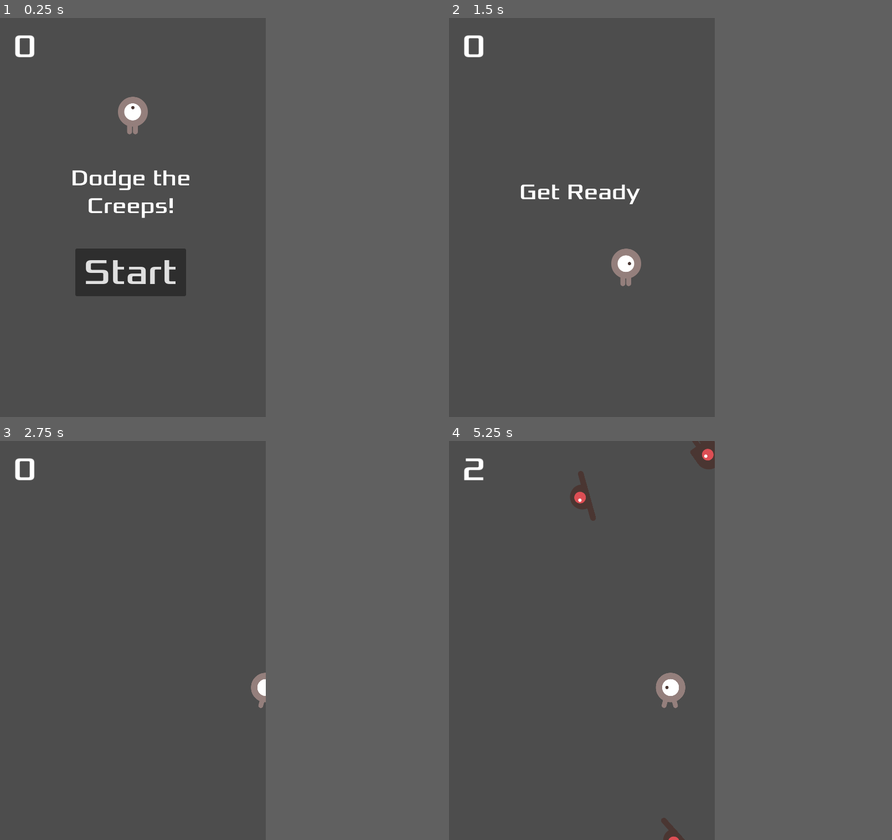
Above: before the commit, frames 1-4 (two rows, left to right).
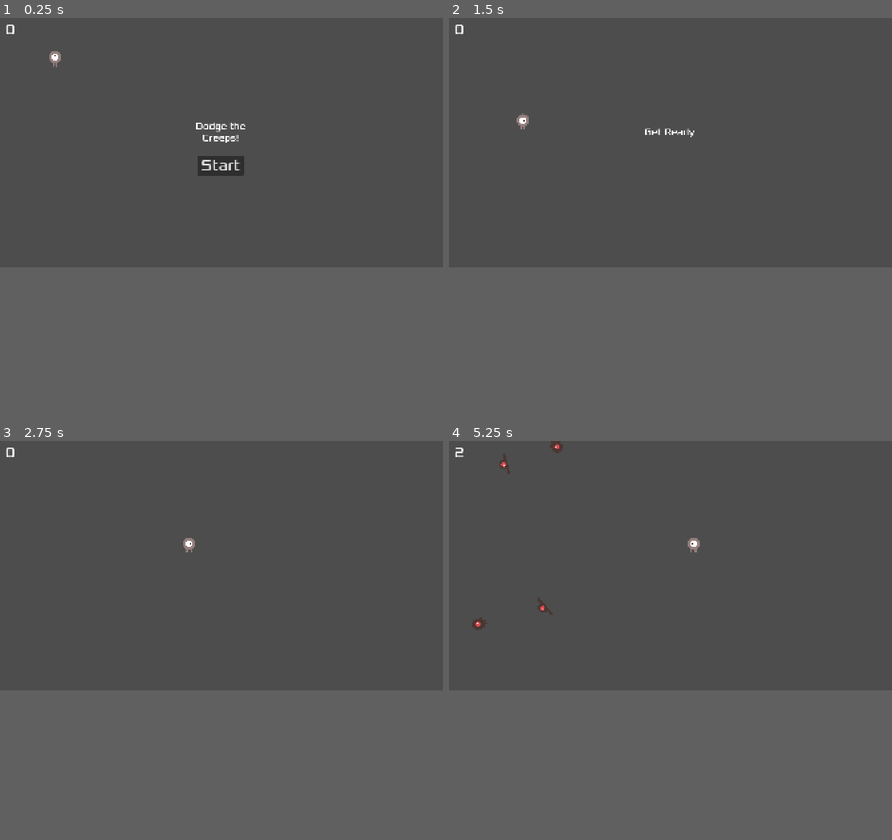
Above: after the commit, the same moments.

Repository: caiovini980/metroidvania-game
Game: Godot game, scene res://template_project/Scenes/Main.tscn
The game is run twice, just before and just after one commit, with the same random seed, the same clock (stepped at 60 frames per second) and the same inputs. Before the commit the project starts from res://Scenes/Main.tscn.
Inputs:
- Up to frame 1 (0.25 s): no input
- Up to frame 2 (1.5 s): click "Start" at 0.5 s; tap Enter at 1.25 s; hold Right (move_right) from 1.28 s (still down); tap Space (jump, bound only after the commit) at 1.35 s
- Up to frame 3 (2.75 s): keep holding Right (move_right); tap Space (jump, bound only after the commit) at 1.52, 1.82, 2.1, 2.27, 2.57 s
- Up to frame 4 (5.25 s): release Right (move_right) at 2.78 s; hold Left (move_left) 2.78-3.53 s; tap Space (jump, bound only after the commit) at 2.85, 3.6, 3.77, 4.07, 4.35, 4.52, 4.82, 5.1 s; hold Right (move_right) 3.53-5.03 s; hold Left (move_left) from 5.03 s (still down)
In our replay, the window is 480x720 before the commit and 800x450 after it. These sizes can differ from the game's own. Grey fills any space a smaller window leaves; there, only what the larger window draws over its background counts as a difference.

The runs differ from the first frame. In frame 1, 5.0% of the frame differs, in the area x 1-56%, y 1-70%; in frame 2, 1.2%; in frame 3, 0.5%; in frame 4, 1.7%.

Commit message:
Added starter project

Diff:
--- /dev/null
+++ b/game/Game/Characters/CharacterBase.gd
@@ -0,0 +1,22 @@
+class_name CharacterBase extends CharacterBody2D
+
+signal on_character_died
+
+@export var max_health: float
+@export var current_health: float
+@export var walk_speed: float
+@export var gravity: float
+
+func change_health(amount: float) -> void:
+	if (current_health <= 0):
+		die()
+		return
+
+	current_health -= amount
+
+func die():
+	print(get_parent().name + " died")
+	on_character_died.emit(get_parent())
+
+func set_initial_position(initialPosition: Vector2) -> void:
+	position = initialPosition
--- /dev/null
+++ b/game/Game/Characters/Player/Player.gd
@@ -0,0 +1,35 @@
+class_name Player extends CharacterBase
+
+@export var jump_velocity: float = -400
+@export var move_direction: Vector2
+
+func _enter_tree():
+	gravity = ProjectSettings.get_setting("physics/2d/default_gravity")
+	print("Instantiated Player")
+
+func update(delta: float) -> void:
+	_handle_input(delta)
+
+func _handle_input(delta: float) -> void:
+	# handle movement
+	move_direction = Vector2.ZERO
+
+	if Input.is_action_pressed("move_left"):
+		move_direction.x -= 1
+	if Input.is_action_pressed("move_right"):
+		move_direction.x += 1
+	if Input.is_action_just_pressed("jump"):
+		_jump()
+
+	# apply direction movement
+	position += move_direction.normalized() * walk_speed * delta
+
+	# update gravity
+	if !is_on_floor():
+		velocity.y += gravity * delta
+
+	move_and_slide()
+
+func _jump() -> void:
+	if is_on_floor():
+		velocity.y = jump_velocity
--- /dev/null
+++ b/game/Game/Characters/Player/Player.tscn
@@ -0,0 +1,43 @@
+[gd_scene load_steps=7 format=3 uid="uid://bh2rxmxy4sgqy"]
+
+[ext_resource type="Script" uid="uid://c0xgbky8tws5q" path="res://Game/Characters/Player/Walk.gd" id="1_7qean"]
+[ext_resource type="Script" uid="uid://b0nfdhryt1x7n" path="res://Game/Characters/Player/Player.gd" id="1_nnbg8"]
+[ext_resource type="Texture2D" uid="uid://d1g2v5nvbk3df" path="res://template_project/Scenes/Player/playerGrey_walk1.png" id="3_sgod2"]
+[ext_resource type="Texture2D" uid="uid://cjnw5yjklo8tq" path="res://template_project/Scenes/Player/playerGrey_walk2.png" id="4_hayeu"]
+
+[sub_resource type="SpriteFrames" id="SpriteFrames_nnbg8"]
+animations = [{
+"frames": [{
+"duration": 1.0,
+"texture": ExtResource("3_sgod2")
+}, {
+"duration": 1.0,
+"texture": ExtResource("4_hayeu")
+}],
+"loop": true,
+"name": &"walk",
+"speed": 5.0
+}]
+
+[sub_resource type="CapsuleShape2D" id="CapsuleShape2D_sgod2"]
+radius = 40.0
+height = 136.0
+
+[node name="Player" type="CharacterBody2D"]
+scale = Vector2(0.5, 0.5)
+script = ExtResource("1_nnbg8")
+jump_velocity = -600.0
+max_health = 100.0
+current_health = 100.0
+walk_speed = 400.0
+gravity = 400.0
+
+[node name="Walk" type="Node" parent="."]
+script = ExtResource("1_7qean")
+
+[node name="Sprite" type="AnimatedSprite2D" parent="."]
+sprite_frames = SubResource("SpriteFrames_nnbg8")
+animation = &"walk"
+
+[node name="Collider" type="CollisionShape2D" parent="."]
+shape = SubResource("CapsuleShape2D_sgod2")
--- /dev/null
+++ b/game/Game/Characters/Player/Walk.gd
@@ -0,0 +1,6 @@
+extends Node
+
+@export var speed: float = 100
+
+func tome():
+	print("Fiz o L")
--- /dev/null
+++ b/game/Game/Levels/Test/Test.tscn
@@ -0,0 +1,39 @@
+[gd_scene load_steps=7 format=3 uid="uid://docgwfusbg4d7"]
+
+[ext_resource type="Script" uid="uid://dopv83uagvvfr" path="res://Game/Levels/Test/TestScene.gd" id="1_0am12"]
+[ext_resource type="Script" uid="uid://cj68lilupyjmo" path="res://Game/Managers/CharacterManager.gd" id="2_ivrkv"]
+[ext_resource type="PackedScene" uid="uid://bh2rxmxy4sgqy" path="res://Game/Characters/Player/Player.tscn" id="3_8p3g4"]
+
+[sub_resource type="Gradient" id="Gradient_8p3g4"]
+
+[sub_resource type="GradientTexture1D" id="GradientTexture1D_njdjm"]
+gradient = SubResource("Gradient_8p3g4")
+
+[sub_resource type="SegmentShape2D" id="SegmentShape2D_8p3g4"]
+a = Vector2(-1279, -10)
+b = Vector2(1285, -10)
+
+[node name="Test" type="Node2D" node_paths=PackedStringArray("Managers")]
+script = ExtResource("1_0am12")
+Managers = [NodePath("Managers/CharacterManager")]
+
+[node name="Managers" type="Node" parent="."]
+
+[node name="CharacterManager" type="Node" parent="Managers"]
+script = ExtResource("2_ivrkv")
+player_character = ExtResource("3_8p3g4")
+
+[node name="PlayerSpawnPosition" type="Marker2D" parent="Managers/CharacterManager"]
+position = Vector2(230, 851)
+
+[node name="Environment" type="Node" parent="."]
+
+[node name="Node2D" type="StaticBody2D" parent="Environment"]
+position = Vector2(905, 923)
+
+[node name="Sprite2D" type="Sprite2D" parent="Environment/Node2D"]
+scale = Vector2(10, 21)
+texture = SubResource("GradientTexture1D_njdjm")
+
+[node name="CollisionShape2D" type="CollisionShape2D" parent="Environment/Node2D"]
+shape = SubResource("SegmentShape2D_8p3g4")
--- /dev/null
+++ b/game/Game/Levels/Test/TestScene.gd
@@ -0,0 +1,15 @@
+extends Node
+
+@export var Managers: Array[ManagerBase]
+
+# Called when the node enters the scene tree for the first time.
+func _ready():
+	print("Initializing managers on Test Scene")
+	for manager in Managers:
+		manager.initialize()
+
+
+# Called every frame. 'delta' is the elapsed time since the previous frame.
+func _process(delta):
+	for manager in Managers:
+		manager.tick(delta)
--- /dev/null
+++ b/game/Game/Managers/CharacterManager.gd
@@ -0,0 +1,28 @@
+class_name CharacterManager extends ManagerBase
+
+# visible variables
+@export var player_character: PackedScene
+@export var player_spawn_position: Marker2D
+
+# local variables
+@export var characters_instantiated: Dictionary[String, CharacterBase]
+
+func initialize() -> void:
+	# check variables
+	if player_spawn_position == null:
+		player_spawn_position = $PlayerSpawnPosition
+
+	# initialize player
+	var player = player_character.instantiate()
+	player.set_position(player_spawn_position.position)
+	add_child(player)
+
+	# cache it
+	characters_instantiated[player.name] = player
+
+	print("Initialized Character Manager")
+
+func tick(delta: float) -> void:
+	if characters_instantiated.size() > 0:
+		for character in characters_instantiated:
+			characters_instantiated[character].update(delta)
--- /dev/null
+++ b/game/Game/Managers/ManagerBase.gd
@@ -0,0 +1,6 @@
+@abstract class_name ManagerBase extends Node
+
+@abstract func initialize() -> void
+
+func tick(_delta: float) -> void:
+	pass
--- a/game/project.godot
+++ b/game/project.godot
@@ -17,8 +17,8 @@
 
 [display]
 
-window/size/viewport_width=480
-window/size/viewport_height=720
+window/size/viewport_width=1920
+window/size/viewport_height=1080
 window/stretch/mode="canvas_items"
 
 [input]
@@ -26,21 +26,35 @@
 move_right={
 "deadzone": 0.2,
 "events": [Object(InputEventKey,"resource_local_to_scene":false,"resource_name":"","device":0,"window_id":0,"alt_presse …(194 unchanged characters)…
+, Object(InputEventKey,"resource_local_to_scene":false,"resource_name":"","device":-1,"window_id":0,"alt_pressed":false,"shift_pressed":false,"ctrl_pressed":false,"meta_pressed":false,"pressed":false,"keycode":0,"physical_keycode":68,"key_label":0,"unicode":100,"location":0,"echo":false,"script":null)
 ]
 }
 move_left={
 "deadzone": 0.2,
 "events": [Object(InputEventKey,"resource_local_to_scene":false,"resource_name":"","device":0,"window_id":0,"alt_presse …(194 unchanged characters)…
+, Object(InputEventKey,"resource_local_to_scene":false,"resource_name":"","device":-1,"window_id":0,"alt_pressed":false,"shift_pressed":false,"ctrl_pressed":false,"meta_pressed":false,"pressed":false,"keycode":0,"physical_keycode":65,"key_label":0,"unicode":97,"location":0,"echo":false,"script":null)
 ]
 }
 move_up={
 "deadzone": 0.2,
 "events": [Object(InputEventKey,"resource_local_to_scene":false,"resource_name":"","device":0,"window_id":0,"alt_presse …(194 unchanged characters)…
+, Object(InputEventKey,"resource_local_to_scene":false,"resource_name":"","device":-1,"window_id":0,"alt_pressed":false,"shift_pressed":false,"ctrl_pressed":false,"meta_pressed":false,"pressed":false,"keycode":0,"physical_keycode":87,"key_label":0,"unicode":119,"location":0,"echo":false,"script":null)
 ]
 }
 move_down={
 "deadzone": 0.2,
 "events": [Object(InputEventKey,"resource_local_to_scene":false,"resource_name":"","device":0,"window_id":0,"alt_presse …(194 unchanged characters)…
+, Object(InputEventKey,"resource_local_to_scene":false,"resource_name":"","device":-1,"window_id":0,"alt_pressed":false,"shift_pressed":false,"ctrl_pressed":false,"meta_pressed":false,"pressed":false,"keycode":0,"physical_keycode":83,"key_label":0,"unicode":115,"location":0,"echo":false,"script":null)
+]
+}
+take_damage={
+"deadzone": 0.2,
+"events": [Object(InputEventMouseButton,"resource_local_to_scene":false,"resource_name":"","device":-1,"window_id":0,"alt_pressed":false,"shift_pressed":false,"ctrl_pressed":false,"meta_pressed":false,"button_mask":1,"position":Vector2(525, 20),"global_position":Vector2(534, 68),"factor":1.0,"button_index":1,"canceled":false,"pressed":true,"double_click":false,"script":null)
+]
+}
+jump={
+"deadzone": 0.2,
+"events": [Object(InputEventKey,"resource_local_to_scene":false,"resource_name":"","device":-1,"window_id":0,"alt_pressed":false,"shift_pressed":false,"ctrl_pressed":false,"meta_pressed":false,"pressed":false,"keycode":0,"physical_keycode":32,"key_label":0,"unicode":32,"location":0,"echo":false,"script":null)
 ]
 }
 
--- a/game/Scenes/HUD.tscn
+++ b/game/template_project/Scenes/HUD.tscn
@@ -1,7 +1,7 @@
 [gd_scene load_steps=3 format=3 uid="uid://676am2pgayvq"]
 
-[ext_resource type="Script" uid="uid://ggc7n1cgqvfm" path="res://Scenes/HUD/HUD.gd" id="1_jo1ms"]
-[ext_resource type="FontFile" uid="uid://can3t26c00ch4" path="res://fonts/Xolonium-Regular.ttf" id="1_sd512"]
+[ext_resource type="Script" uid="uid://ggc7n1cgqvfm" path="res://template_project/Scenes/HUD/HUD.gd" id="1_jo1ms"]
+[ext_resource type="FontFile" uid="uid://can3t26c00ch4" path="res://template_project/fonts/Xolonium-Regular.ttf" id="1_sd512"]
 
 [node name="Hud" type="CanvasLayer"]
 script = ExtResource("1_jo1ms")
--- a/game/Scenes/Main.tscn
+++ b/game/template_project/Scenes/Main.tscn
@@ -1,11 +1,11 @@
 [gd_scene load_steps=8 format=3 uid="uid://ba81mfrps5pxx"]
 
-[ext_resource type="Script" uid="uid://dua876m1m7jn6" path="res://Scenes/Main/Main.gd" id="1_idj7w"]
-[ext_resource type="PackedScene" uid="uid://dnsx6tcwtcfjh" path="res://Scenes/Player.tscn" id="1_r150o"]
-[ext_resource type="PackedScene" uid="uid://bkwsuolqt4wds" path="res://Scenes/Mob.tscn" id="2_kln2b"]
-[ext_resource type="PackedScene" uid="uid://676am2pgayvq" path="res://Scenes/HUD.tscn" id="4_rgh2o"]
-[ext_resource type="AudioStream" uid="uid://dwkt580ghuie0" path="res://art/House In a Forest Loop.ogg" id="5_v1gob"]
-[ext_resource type="AudioStream" uid="uid://dn5ib1dnt0qir" path="res://art/gameover.wav" id="6_jw32o"]
+[ext_resource type="Script" uid="uid://dua876m1m7jn6" path="res://template_project/Scenes/Main/Main.gd" id="1_idj7w"]
+[ext_resource type="PackedScene" uid="uid://dnsx6tcwtcfjh" path="res://template_project/Scenes/Player.tscn" id="1_r150o"]
+[ext_resource type="PackedScene" uid="uid://bkwsuolqt4wds" path="res://template_project/Scenes/Mob.tscn" id="2_kln2b"]
+[ext_resource type="PackedScene" uid="uid://676am2pgayvq" path="res://template_project/Scenes/HUD.tscn" id="4_rgh2o"]
+[ext_resource type="AudioStream" uid="uid://dwkt580ghuie0" path="res://template_project/art/House In a Forest Loop.ogg" id="5_v1gob"]
+[ext_resource type="AudioStream" uid="uid://dn5ib1dnt0qir" path="res://template_project/art/gameover.wav" id="6_jw32o"]
 
 [sub_resource type="Curve2D" id="Curve2D_r150o"]
 _data = {
--- a/game/Scenes/Mob.tscn
+++ b/game/template_project/Scenes/Mob.tscn
@@ -1,12 +1,12 @@
 [gd_scene load_steps=10 format=3 uid="uid://bkwsuolqt4wds"]
 
-[ext_resource type="Texture2D" uid="uid://b0ljnj0rs3w27" path="res://Scenes/Enemy/enemyFlyingAlt_1.png" id="1_241br"]
-[ext_resource type="Script" uid="uid://db5avytuy1avr" path="res://Scenes/Enemy/Mob.gd" id="1_spujv"]
-[ext_resource type="Texture2D" uid="uid://cdjsk66buru6v" path="res://Scenes/Enemy/enemyFlyingAlt_2.png" id="2_87a44"]
-[ext_resource type="Texture2D" uid="uid://bl2gkms2qn5i5" path="res://Scenes/Enemy/enemySwimming_1.png" id="3_ujc2f"]
-[ext_resource type="Texture2D" uid="uid://c7a1se1yrjg5w" path="res://Scenes/Enemy/enemySwimming_2.png" id="4_083ig"]
-[ext_resource type="Texture2D" uid="uid://b0mft0pj4ptaq" path="res://Scenes/Enemy/enemyWalking_1.png" id="5_dgda8"]
-[ext_resource type="Texture2D" uid="uid://cmvnkl4p1n2xu" path="res://Scenes/Enemy/enemyWalking_2.png" id="6_drf00"]
+[ext_resource type="Texture2D" uid="uid://b0ljnj0rs3w27" path="res://template_project/Scenes/Enemy/enemyFlyingAlt_1.png" id="1_241br"]
+[ext_resource type="Script" uid="uid://db5avytuy1avr" path="res://template_project/Scenes/Enemy/Mob.gd" id="1_spujv"]
+[ext_resource type="Texture2D" uid="uid://cdjsk66buru6v" path="res://template_project/Scenes/Enemy/enemyFlyingAlt_2.png" id="2_87a44"]
+[ext_resource type="Texture2D" uid="uid://bl2gkms2qn5i5" path="res://template_project/Scenes/Enemy/enemySwimming_1.png" id="3_ujc2f"]
+[ext_resource type="Texture2D" uid="uid://c7a1se1yrjg5w" path="res://template_project/Scenes/Enemy/enemySwimming_2.png" id="4_083ig"]
+[ext_resource type="Texture2D" uid="uid://b0mft0pj4ptaq" path="res://template_project/Scenes/Enemy/enemyWalking_1.png" id="5_dgda8"]
+[ext_resource type="Texture2D" uid="uid://cmvnkl4p1n2xu" path="res://template_project/Scenes/Enemy/enemyWalking_2.png" id="6_drf00"]
 
 [sub_resource type="SpriteFrames" id="SpriteFrames_0pbe4"]
 animations = [{
--- a/game/Scenes/Player.tscn
+++ b/game/template_project/Scenes/Player.tscn
@@ -1,10 +1,10 @@
 [gd_scene load_steps=8 format=3 uid="uid://dnsx6tcwtcfjh"]
 
-[ext_resource type="Script" uid="uid://djd0dicn076n" path="res://Scenes/Player/player.gd" id="1_gntrk"]
-[ext_resource type="Texture2D" uid="uid://d1g2v5nvbk3df" path="res://Scenes/Player/playerGrey_walk1.png" id="1_kyqiw"]
-[ext_resource type="Texture2D" uid="uid://bfrjg8l8r0v6s" path="res://Scenes/Player/playerGrey_up1.png" id="2_5ixxa"]
-[ext_resource type="Texture2D" uid="uid://cjnw5yjklo8tq" path="res://Scenes/Player/playerGrey_walk2.png" id="2_gntrk"]
-[ext_resource type="Texture2D" uid="uid://djvlfdjl80nms" path="res://Scenes/Player/playerGrey_up2.png" id="3_nn08x"]
+[ext_resource type="Script" uid="uid://djd0dicn076n" path="res://template_project/Scenes/Player/player.gd" id="1_gntrk"]
+[ext_resource type="Texture2D" uid="uid://d1g2v5nvbk3df" path="res://template_project/Scenes/Player/playerGrey_walk1.png" id="1_kyqiw"]
+[ext_resource type="Texture2D" uid="uid://bfrjg8l8r0v6s" path="res://template_project/Scenes/Player/playerGrey_up1.png" id="2_5ixxa"]
+[ext_resource type="Texture2D" uid="uid://cjnw5yjklo8tq" path="res://template_project/Scenes/Player/playerGrey_walk2.png" id="2_gntrk"]
+[ext_resource type="Texture2D" uid="uid://djvlfdjl80nms" path="res://template_project/Scenes/Player/playerGrey_up2.png" id="3_nn08x"]
 
 [sub_resource type="SpriteFrames" id="SpriteFrames_dewec"]
 animations = [{
Not shown, added: game/Game/Characters/CharacterBase.gd.uid
Not shown, added: game/Game/Characters/Player/Player.gd.uid
Not shown, added: game/Game/Characters/Player/Walk.gd.uid
Not shown, added: game/Game/Levels/Test/TestScene.gd.uid
Not shown, added: game/Game/Managers/CharacterManager.gd.uid
Not shown, added: game/Game/Managers/ManagerBase.gd.uid
Not shown, removed: game/art/House In a Forest Loop.ogg.import
Renamed: game/Scenes/Enemy/Mob.gd -> game/template_project/Scenes/Enemy/Mob.gd
Renamed: game/Scenes/Enemy/Mob.gd.uid -> game/template_project/Scenes/Enemy/Mob.gd.uid
Renamed: game/Scenes/Enemy/enemyFlyingAlt_1.png -> game/template_project/Scenes/Enemy/enemyFlyingAlt_1.png
Not shown, changed: game/template_project/Scenes/Enemy/enemyFlyingAlt_1.png.import
Renamed: game/Scenes/Enemy/enemyFlyingAlt_2.png -> game/template_project/Scenes/Enemy/enemyFlyingAlt_2.png
(and 31 more such lines)
